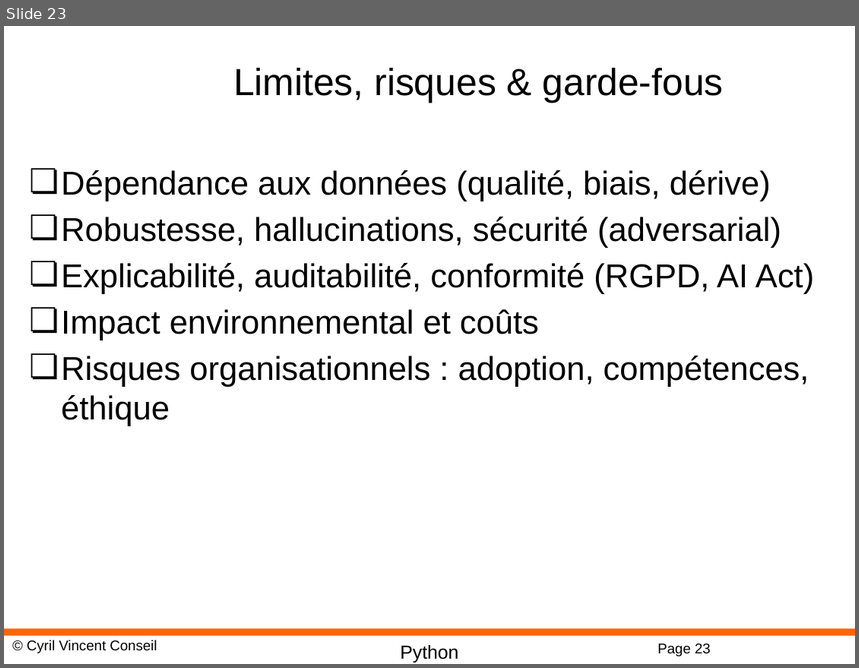
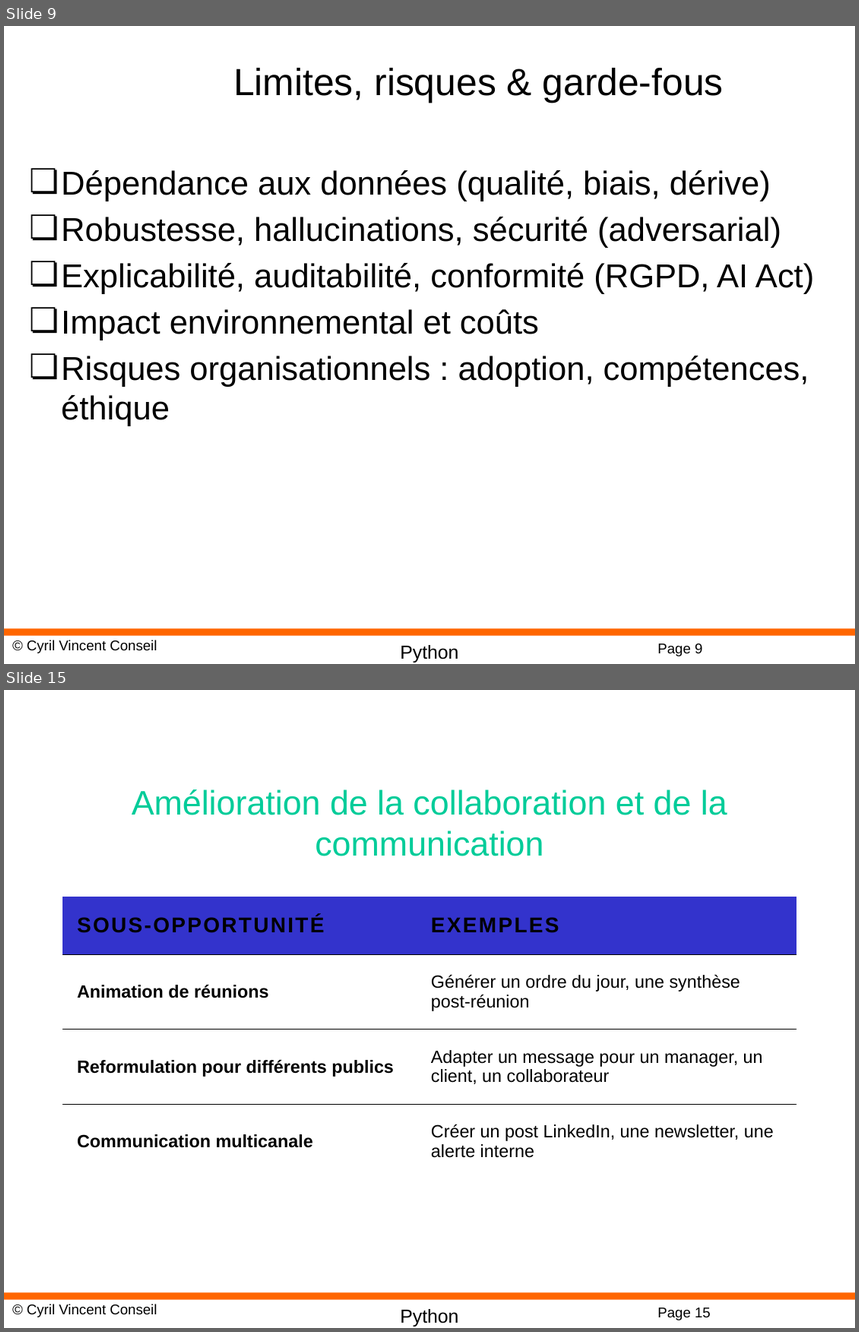
Before and after one commit to cyrilvincent/IA-LLM, a slide deck: AI01-Intro.pptx. Shown one above the other, each under a label of ours: slide 23 before the commit, slides 9 and 15 after it; the slides between them are not shown. The pictures are 859x668 and 859x1332 pixels, drawn with LibreOffice and Linux fonts; fonts in the diff are those of the drawing; background and template pictures are left out. Boxes give left, top, right and bottom in pixels: in the first picture for what was removed or moved away, otherwise in the second. Text is boxed around its words. In the diff, an @@ line names an element or a change of style, - is before the commit and + after.

```diff
--- a/AI01-Intro.pptx
+++ b/AI01-Intro.pptx
@@ slide 15 added at [4,690,855,1328], background #FFFFFF; not listed: 4 template elements that a slide beside it also shows @@
@@ title added at [132,790,728,856], 28.8 pt, text #00CC99 @@
+Amélioration de la collaboration et de la communication
@@ table added at [63,896,797,1179], 4 rows, 2 columns @@
+SOUS-OPPORTUNITÉ | EXEMPLES
+Animation de réunions | Générer un ordre du jour, une synthèse post-réunion
+Reformulation pour différents publics | Adapter un message pour un manager, un client, un collaborateur
+Communication multicanale | Créer un post LinkedIn, une newsletter, une alerte interne
@@ what was slide 23 is now slide 9 @@
@@ page number at [658,644,702,657]: text changed @@
-Page 23
+Page 9
```
Also in this commit, not shown: 7 other slides added, 27 slides removed, 15 other files.
